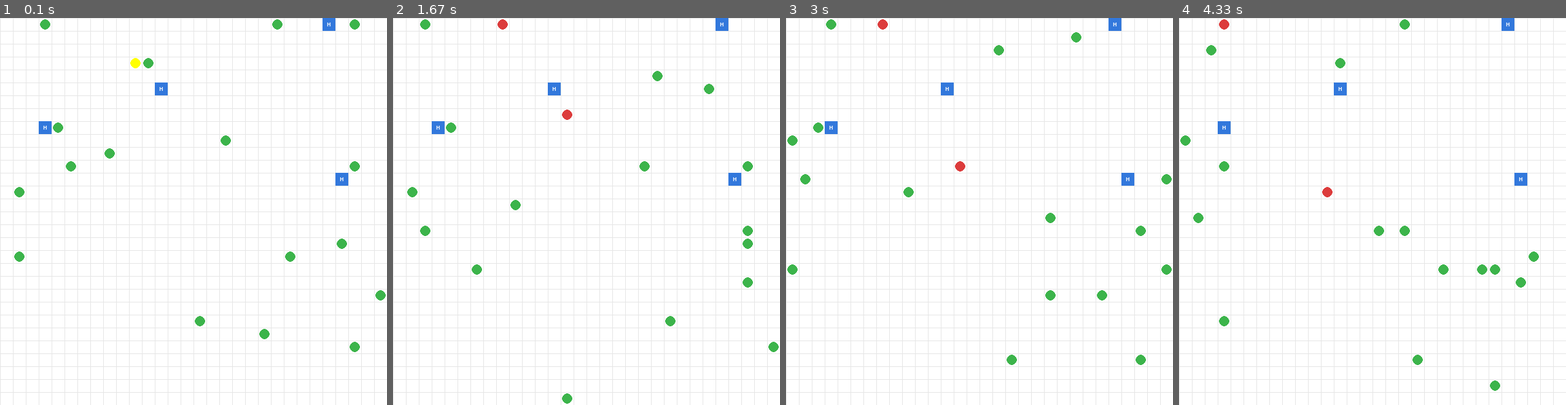
Above: before the commit, frames 1-4 (left to right).
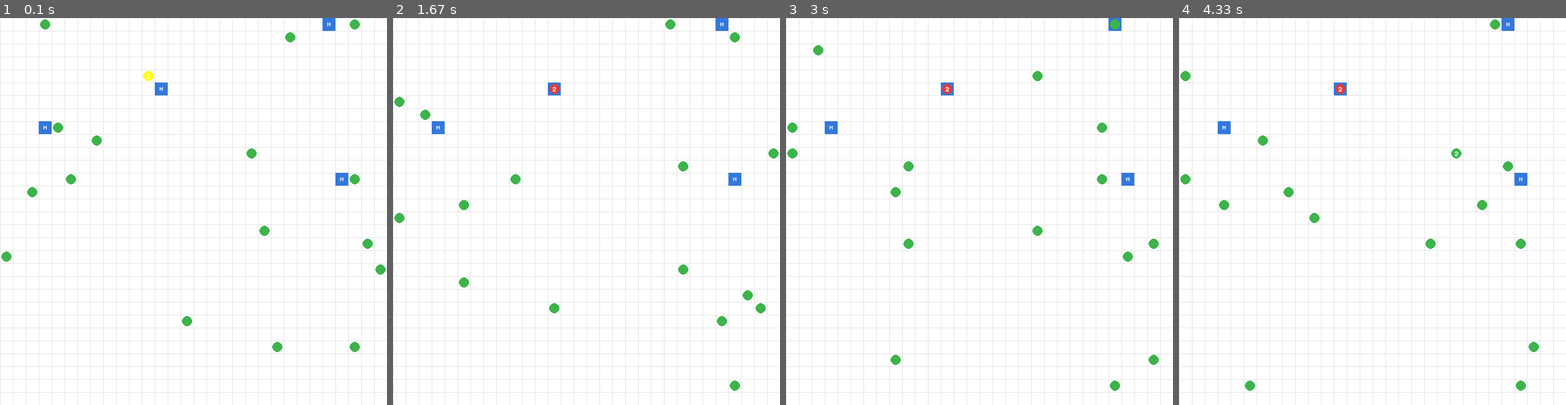
Above: after the commit, the same moments.

Repository: shaan101patel/Pandemic-Flu-Spread-Simulation
Game: pygame game, started from src/main.py
The game is run twice, just before and just after one commit, with the same random seed, the same clock (stepped at 60 frames per second) and the same inputs.
Inputs:
- Up to frame 1 (0.1 s): no input
- Up to frame 2 (1.67 s): no input
- Up to frame 3 (3 s): no input
- Up to frame 4 (4.33 s): no input

The runs differ from the first frame. In frame 1, 1.4% of the frame differs, in the area x 0-100%, y 0-87%; in frame 2, 1.8%, in the area x 0-100%, y 0-100%; in frame 3, 1.8%; in frame 4, 1.8%.

Commit message:
Hosp Path finding

Diff:
--- a/src/models/hospital.py
+++ b/src/models/hospital.py
@@ -18,3 +18,6 @@
 
     def restock_vaccines(self, additional_doses: int):
         self.vaccine_capacity += additional_doses
+
+    def location(self, location: tuple):
+        return tuple
--- a/src/simulation/engine.py
+++ b/src/simulation/engine.py
@@ -13,8 +13,6 @@
         hosp = hospital.Hospital(location=(x, y), vaccine_capacity=1000, vaccine_type=vaccine_type, admin_speed=10)
         hospitals.append(hosp)
     return hospitals
-
-
 
 
 def create_agents(NumAgents, StateSpace, NumSick=0):
@@ -33,17 +31,70 @@
         agents.append(ag)
     return agents
 
+def randomWalk(agent, StateSpace):
+    x, y = agent.location
+    dx = int(np.random.choice([-1, 0, 1]))
+    dy = int(np.random.choice([-1, 0, 1]))
+    nx = max(0, min(StateSpace - 1, x + dx))
+    ny = max(0, min(StateSpace - 1, y + dy))
+    agent.move((nx, ny))
+
+
+def findHosp(hospitals, agent, StateSpace):
+
+    closestHosp = (hospitals[0], 999999999999999)
+    x, y = agent.location
+    nx, ny = x, y
+
+    for hosp in hospitals:
+        hx, hy = hosp.location
+        dist = abs(hx - x) + abs(hy - y)
+
+        if dist < closestHosp[1]:
+            closestHosp = (hosp, dist)
+
+    # Target the closest hospital
+    target_hosp = closestHosp[0]
+    hx, hy = target_hosp.location
+
+    if x == hx:
+        if hy - y > 0:
+            ny += 1
+        elif hy - y < 0:
+            ny -= 1
+    else:
+        if hx - x > 0:
+            nx += 1
+        else:
+            nx -= 1
+
+    agent.move((nx, ny))
+
+
+
+
+
+
+
+
+
+
+
+
+
+
+
+# Main simulation step:
 
 def step(agents, hospitals, grid, StateSpace):
     # Moves each agent one step to a random neighboring cell (including staying put),
     # then rebuilds the grid occupancy accordingly.
+
     for ag in agents:
-        x, y = ag.location
-        dx = int(np.random.choice([-1, 0, 1]))
-        dy = int(np.random.choice([-1, 0, 1]))
-        nx = max(0, min(StateSpace - 1, x + dx))
-        ny = max(0, min(StateSpace - 1, y + dy))
-        ag.move((nx, ny))
+        if ag.healthStatus() != "healthy" and hospitals:
+            findHosp(hospitals, ag, StateSpace)
+        else:
+            randomWalk(ag, StateSpace)
 
     # --- Disease Transmission Logic ---
     # Group agents by location
